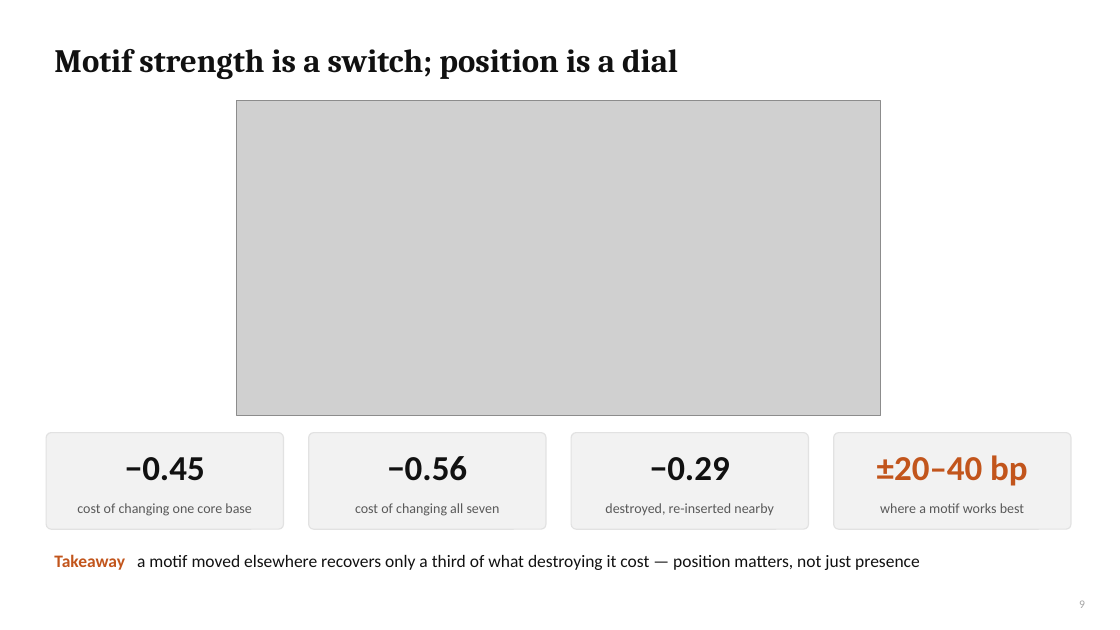
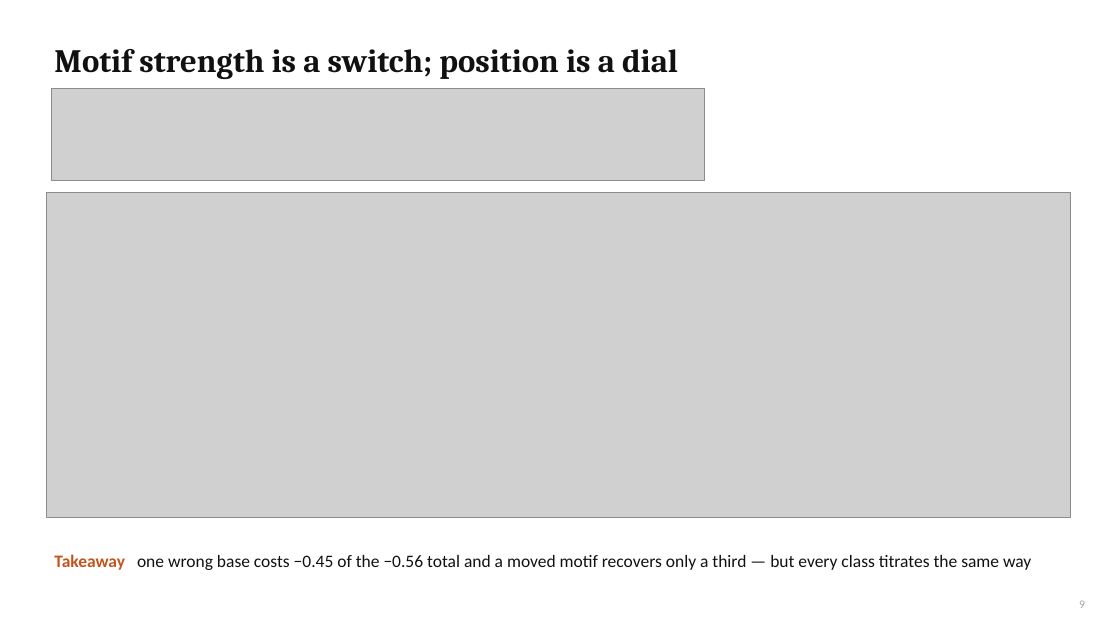
Before and after one commit to cytokine4242/Alpha_Genome_Ap1, a slide deck: slide 9 of Analysis/AP1_AlphaGenome_results.pptx. Drawn at 1120x630 pixels with LibreOffice and Linux fonts; fonts in the diff are those of the drawing; grey boxes stand for pictures. Boxes give left, top, right and bottom in pixels: in the first picture for what was removed or moved away, otherwise in the second. Text is boxed around its words. In the diff, an @@ line names an element or a change of style, - is before the commit and + after.

```diff
--- a/Analysis/AP1_AlphaGenome_results.pptx
+++ b/Analysis/AP1_AlphaGenome_results.pptx
@@ picture added at (52, 88, 704, 181) @@
@@ picture removed at (237, 101, 881, 416) @@
@@ picture added at (46, 192, 1071, 518) @@
@@ rounded rectangle removed at (46, 433, 284, 529) @@
@@ rounded rectangle removed at (308, 433, 546, 529) @@
@@ rounded rectangle removed at (571, 433, 809, 529) @@
@@ rounded rectangle removed at (834, 433, 1072, 529) @@
@@ text removed at (125, 457, 205, 481) @@
-−0.45
@@ text removed at (387, 456, 467, 481) @@
-−0.56
@@ text removed at (650, 457, 730, 481) @@
-−0.29
@@ text removed at (877, 455, 1028, 486) @@
-±20–40 bp
@@ text removed at (77, 503, 251, 516) @@
-cost of changing one core base
@@ text removed at (355, 503, 500, 516) @@
-cost of changing all seven
@@ text removed at (605, 503, 773, 515) @@
-destroyed, re-inserted nearby
@@ text removed at (880, 503, 1024, 513) @@
-where a motif works best
@@ text at (54, 554, 1031, 570): text changed @@
-Takeaway a motif moved elsewhere recovers only a third of what destroying it cost — position matters, not just presence
+Takeaway one wrong base costs −0.45 of the −0.56 total and a moved motif recovers only a third — but every class titrates the same way
```
Also in this commit, not shown: 6 other slides changed, 21 other files.
